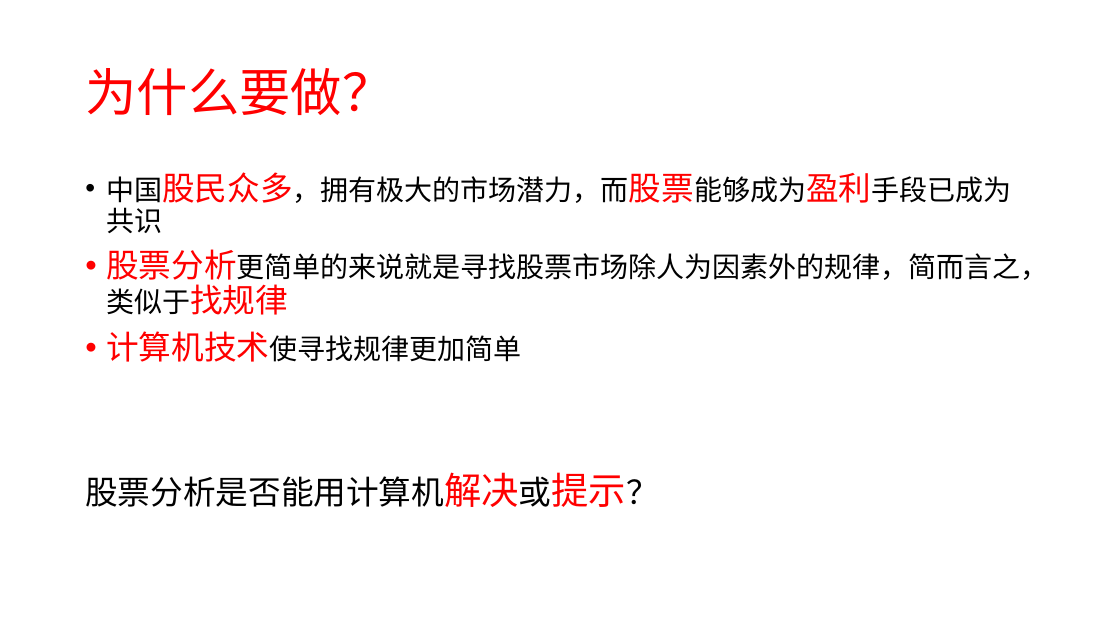
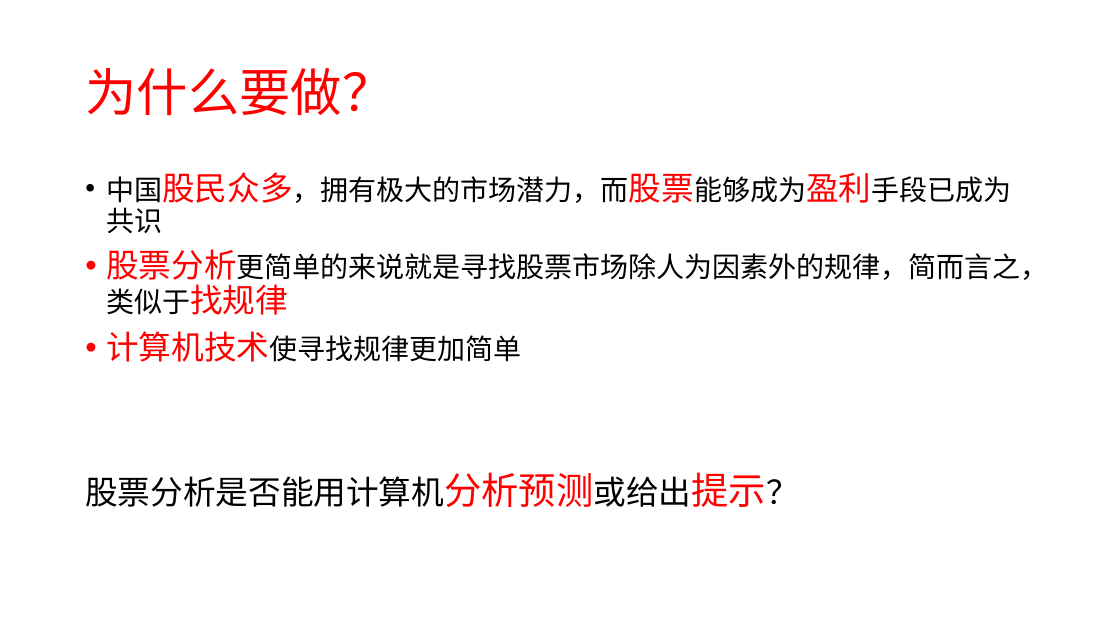
Before and after one commit to xuzj157/StockSyn, a slide deck: slide 2 of doc/股票分析预测系统.pptx. Drawn at 1120x630 pixels with LibreOffice and Linux fonts; fonts in the diff are those of the drawing. Boxes give left, top, right and bottom in pixels: in the first picture for what was removed or moved away, otherwise in the second. Text is boxed around its words. In the diff, an @@ line names an element or a change of style, - is before the commit and + after.

```diff
--- a/doc/股票分析预测系统.pptx
+++ b/doc/股票分析预测系统.pptx
@@ text at (85, 472, 767, 507): text changed @@
-股票分析是否能用计算机解决或提示？
+股票分析是否能用计算机分析预测或给出提示？
```
Also in this commit, not shown: 1 other slide changed, 6 slides added, 7 other files.
